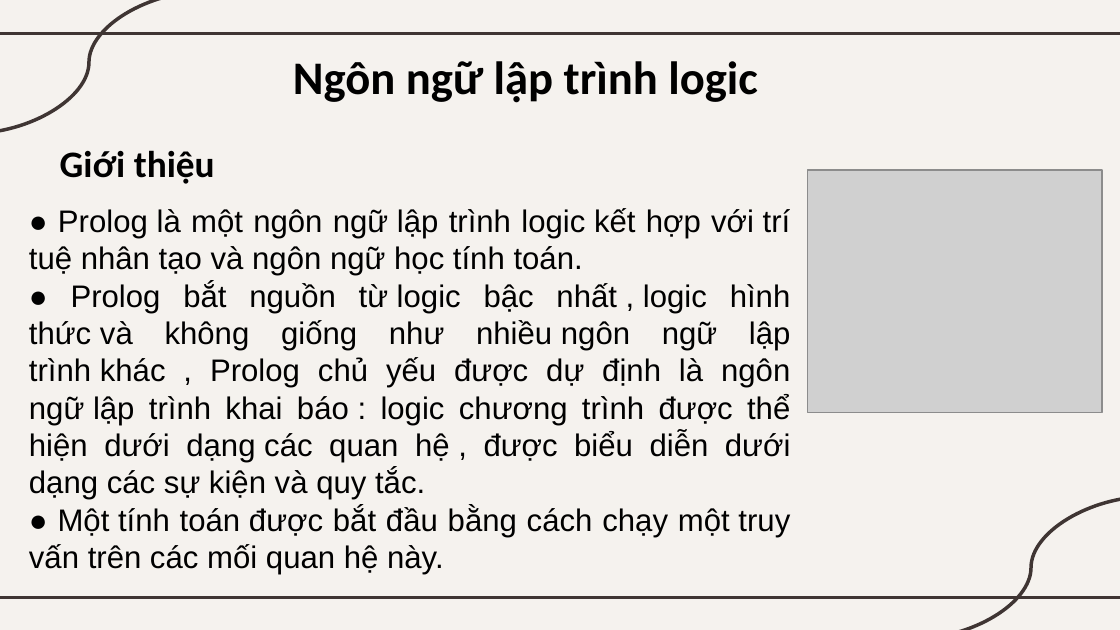
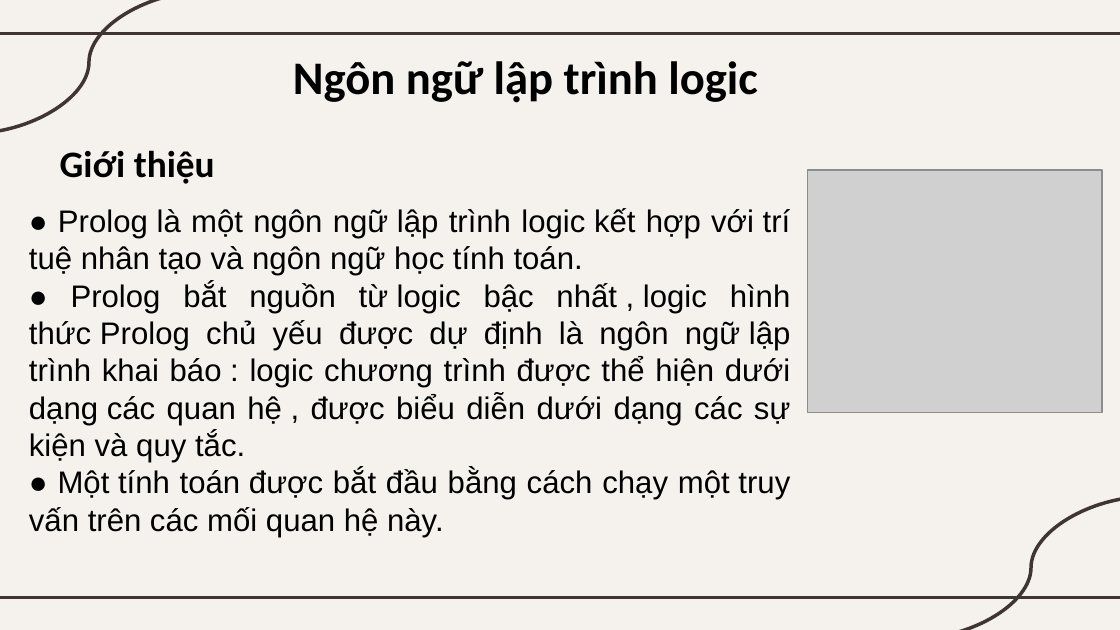
Before and after one commit to khanh1908/TTNT_Finish, a slide deck: slide 7 of GK_Khanh_Nam_Duy.pptx. Drawn at 1120x630 pixels with LibreOffice and Linux fonts; fonts in the diff are those of the drawing; grey boxes stand for pictures. Boxes give left, top, right and bottom in pixels: in the first picture for what was removed or moved away, otherwise in the second. Text is boxed around its words. In the diff, an @@ line names an element or a change of style, - is before the commit and + after.

```diff
--- a/GK_Khanh_Nam_Duy.pptx
+++ b/GK_Khanh_Nam_Duy.pptx
@@ text at (29, 282, 791, 462): text changed @@
-● Prolog bắt nguồn từ logic bậc nhất , logic hình thức và không giống như nhiều ngôn ngữ lập trình khác , Prolog chủ yếu được dự định là ngôn ngữ lập trình khai báo : logic chương trình được thể hiện dưới dạng các quan hệ , được biểu diễn dưới dạng các sự kiện và quy tắc.
+● Prolog bắt nguồn từ logic bậc nhất , logic hình thức Prolog chủ yếu được dự định là ngôn ngữ lập trình khai báo : logic chương trình được thể hiện dưới dạng các quan hệ , được biểu diễn dưới dạng các sự kiện và quy tắc.
```
Also in this commit, not shown: 1 slide removed.
